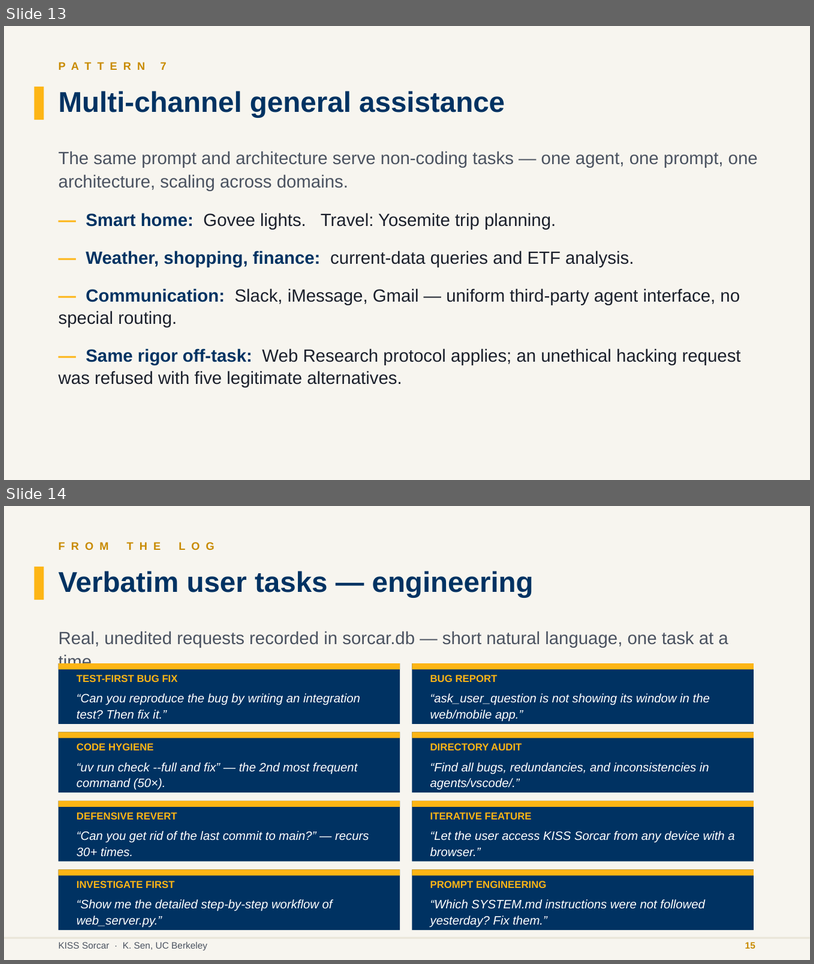
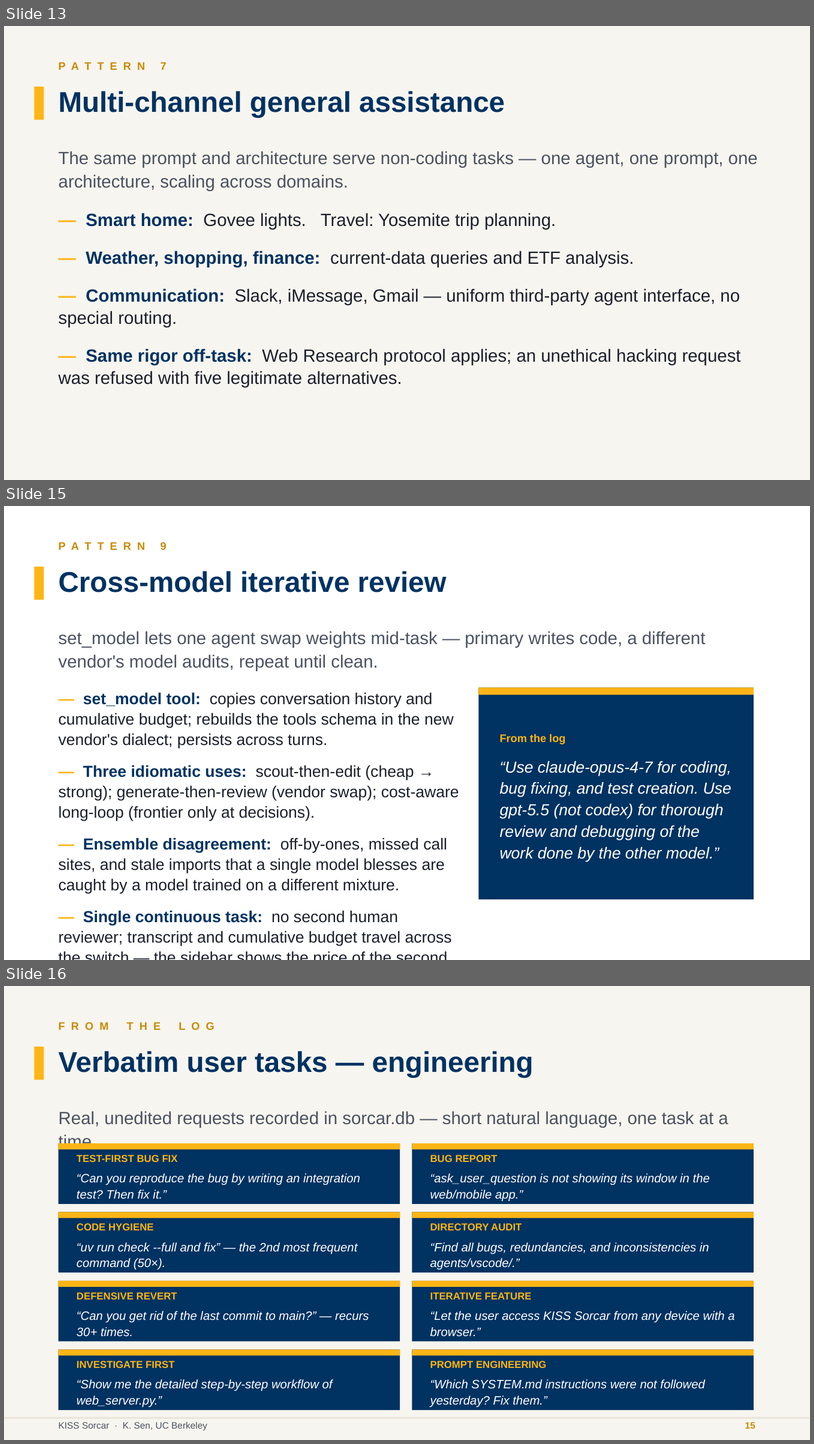
Before and after one commit to ksenxx/kiss_ai, a slide deck: papers/sekisssorcar/se_kiss_sorcar_slides.pptx. Shown one above the other, each under a label of ours: slides 13 and 14 before the commit, slides 13, 15 and 16 after it; the slides between them are not shown. The pictures are 814x964 and 814x1444 pixels, drawn with LibreOffice and Linux fonts; fonts in the diff are those of the drawing. Boxes give left, top, right and bottom in pixels: in the first picture for what was removed or moved away, otherwise in the second. Text is boxed around its words. In the diff, an @@ line names an element or a change of style, - is before the commit and + after.

```diff
--- a/papers/sekisssorcar/se_kiss_sorcar_slides.pptx
+++ b/papers/sekisssorcar/se_kiss_sorcar_slides.pptx
@@ slide 15 added at (x1=4, y1=506, x2=810, y2=960), background #FFFFFF @@
@@ text added at (x1=59, y1=542, x2=167, y2=550), 13 pt, text #C88A00, bold @@
+P A T T E R N 9
@@ rectangle added at (x1=34, y1=567, x2=44, y2=600), fill #FDB515 @@
@@ text added at (x1=59, y1=571, x2=447, y2=592), 34 pt, text #003262, bold @@
+Cross-model iterative review
@@ text added at (x1=59, y1=631, x2=706, y2=671), 21 pt, text #4A5260 @@
+set_model lets one agent swap weights mid-task — primary writes code, a different vendor's model audits, repeat until clean.
@@ text added at (x1=59, y1=692, x2=459, y2=946), 19 pt, text #1A1F2B @@
+— set_model tool: copies conversation history and cumulative budget; rebuilds the tools schema in the new vendor's dialect; persists across turns.
+— Three idiomatic uses: scout-then-edit (cheap → strong); generate-then-review (vendor swap); cost-aware long-loop (frontier only at decisions).
+— Ensemble disagreement: off-by-ones, missed call sites, and stale imports that a single model blesses are caught by a model trained on a different mixture.
+— Single continuous task: no second human reviewer; transcript and cumulative budget travel across the switch — the sidebar shows the price of the second opinion.
@@ rectangle added at (x1=479, y1=687, x2=754, y2=899), fill #003262 @@
@@ rectangle added at (x1=479, y1=687, x2=754, y2=695), fill #FDB515 @@
@@ text added at (x1=500, y1=733, x2=732, y2=861), 19 pt, text #FFFFFF, italic @@
+From the log
+“Use claude-opus-4-7 for coding, bug fixing, and test creation. Use gpt-5.5 (not codex) for thorough review and debugging of the work done by the other model.”
@@ what was slide 14 is now slide 16 @@
```
Also in this commit, not shown: 2 slides changed, 1 other slide added.
